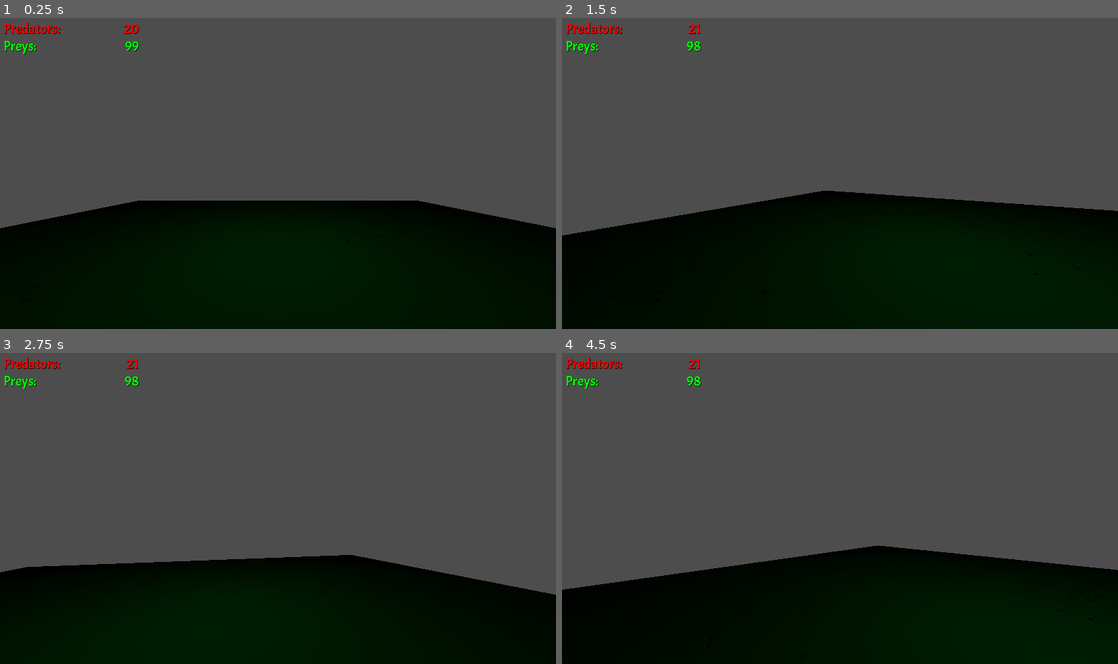
Above: before the commit, frames 1-4 (two rows, left to right).
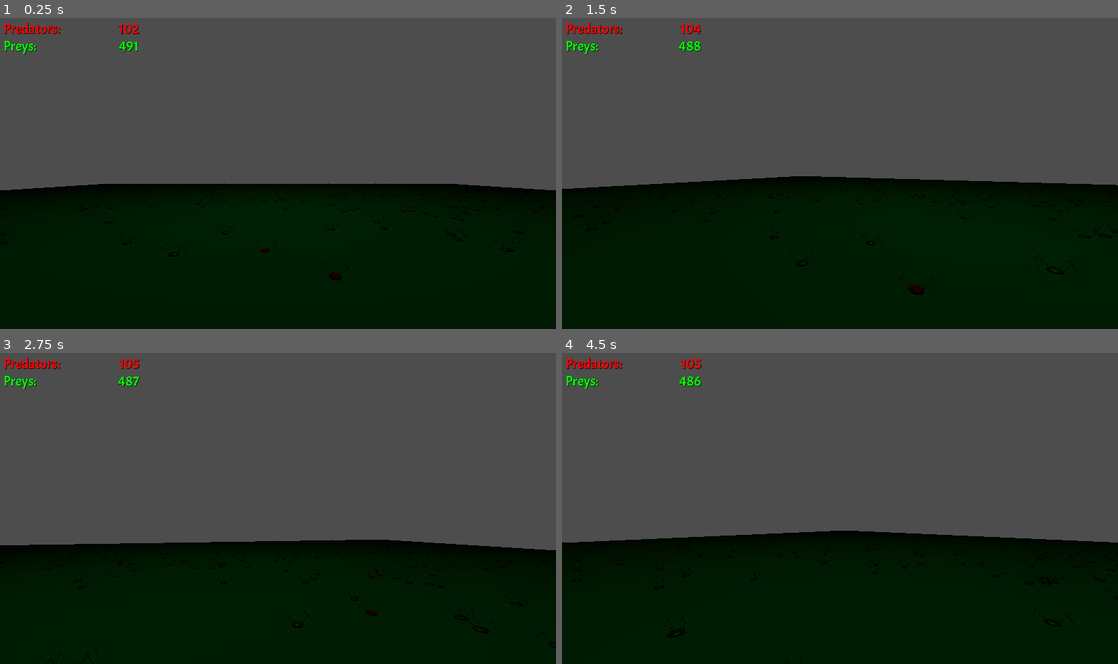
Above: after the commit, the same moments.

Repository: cacilhas/bugs
Game: Godot game, scene res://main.tscn
The game is run twice, just before and just after one commit, with the same random seed, the same clock (stepped at 60 frames per second) and the same inputs.
Inputs (mouse positions are in pixels of both pictures, inside the frame that each line leads up to):
- Up to frame 1 (0.25 s): no input
- Up to frame 2 (1.5 s): tap Enter at 0.5 s; move the mouse to (867, 170) at 0.52 s; hold Up (ui_up) from 0.53 s (still down); tap Space at 1.25 s; move the mouse to (812, 173) at 1.27 s
- Up to frame 3 (2.75 s): keep holding Up (ui_up); tap Enter at 2 s; move the mouse to (289, 502) at 2.02 s
- Up to frame 4 (4.5 s): keep holding Up (ui_up); move the mouse to (834, 511) at 2.77 s; tap Space at 3.5 s; move the mouse to (878, 511) at 3.52 s; tap Enter at 4.25 s; move the mouse to (795, 505) at 4.27 s

The runs differ from the first frame. In frame 1, 7.6% of the frame differs, in the area x 0-100%, y 1-92%; in frame 2, 8.4%; in frame 3, 7.7%; in frame 4, 8.9%, in the area x 0-100%, y 1-98%.

Commit message:
lots of fixes

Diff:
--- a/main.gd
+++ b/main.gd
@@ -6,7 +6,7 @@
 signal prey_has_died
 
 
-const SPEED := PI
+const SPEED := 200
 
 @export var PredatorScene: PackedScene
 @export var PreyScene: PackedScene
@@ -17,9 +17,17 @@
 var predators_count := 0
 
 
+func can_create_more_preys() -> bool:
+	return preys_count < 1000
+
+
+func can_create_more_predators() -> bool:
+	return predators_count < 1000
+
+
 func _ready() -> void:
 	Input.set_mouse_mode(Input.MOUSE_MODE_CAPTURED)
-	for i in 100:
+	for i in 500:
 		var prey: Prey = PreyScene.instantiate()
 		prey.position.x = 220.0 - randf()*440.0
 		prey.position.z = 220.0 - randf()*440.0
@@ -64,7 +72,7 @@
 	mouse = Vector2.ZERO
 
 	if movement.length_squared() > 0:
-		%Camera.position += movement.rotated(Vector3.UP, %Camera.rotation.y)
+		%Camera.position += movement.rotated(Vector3.UP, %Camera.rotation.y) * SPEED * delta
 	movement = Vector3.ZERO
 
 
--- a/main.tscn
+++ b/main.tscn
@@ -59,7 +59,7 @@
 
 [node name="Camera" type="Camera3D" parent="."]
 unique_name_in_owner = true
-transform = Transform3D(1, 0, 0, 0, 1, 0, 0, 0, 1, 0, 50, 116)
+transform = Transform3D(1, 0, 0, 0, 1, 0, 0, 0, 1, 0, 16, 50)
 current = true
 
 [node name="Light" type="OmniLight3D" parent="."]
--- a/predator.gd
+++ b/predator.gd
@@ -35,6 +35,9 @@
 	if age > 30:
 		call_deferred("queue_free")
 		return
+
+	if global_position.y < -2 or global_position.y > 5:
+		call_deferred("queue_free")
 
 	var i0 := 1.0 if %RayCast1.is_colliding() else 0.0
 	var i1 := 1.0 if %RayCast2.is_colliding() else 0.0
@@ -83,16 +86,13 @@
 
 	move_and_slide()
 
-	if global_position.y < -2:
-		call_deferred("queue_free")
-
 
 func _on_claw_body_entered(body: Prey) -> void:
 	if body:
 		body.queue_free()
 		age = 0.0
 
-		if randf() < 0.5:
+		if randf() < 0.5 and get_parent().can_create_more_predators():
 			var child: Predator = Self.instantiate()
 			child.position.x = position.x
 			child.position.z = position.z
--- a/prey.gd
+++ b/prey.gd
@@ -33,14 +33,18 @@
 	if randf() < 0.8:
 		age += delta
 
+	if global_position.y < -2 or global_position.y > 5:
+		call_deferred("queue_free")
+
 	if age > 30:
 		age /= 2.0
-		var child: Prey = Self.instantiate()
-		child.position.x = position.x
-		child.position.z = position.z
-		child.position.y = 2.0
-		child.add_brain(brain)
-		get_parent().add_child(child)
+		if get_parent().can_create_more_preys():
+			var child: Prey = Self.instantiate()
+			child.position.x = position.x
+			child.position.z = position.z
+			child.position.y = 2.0
+			child.add_brain(brain)
+			get_parent().add_child(child)
 
 	var i0 := 1.0 if %RayCast1.is_colliding() else 0.0
 	var i1 := 1.0 if %RayCast2.is_colliding() else 0.0
@@ -88,6 +92,3 @@
 		velocity.z = move_toward(velocity.z, 0, SPEED)
 
 	move_and_slide()
-
-	if global_position.y < -2:
-		call_deferred("queue_free")
